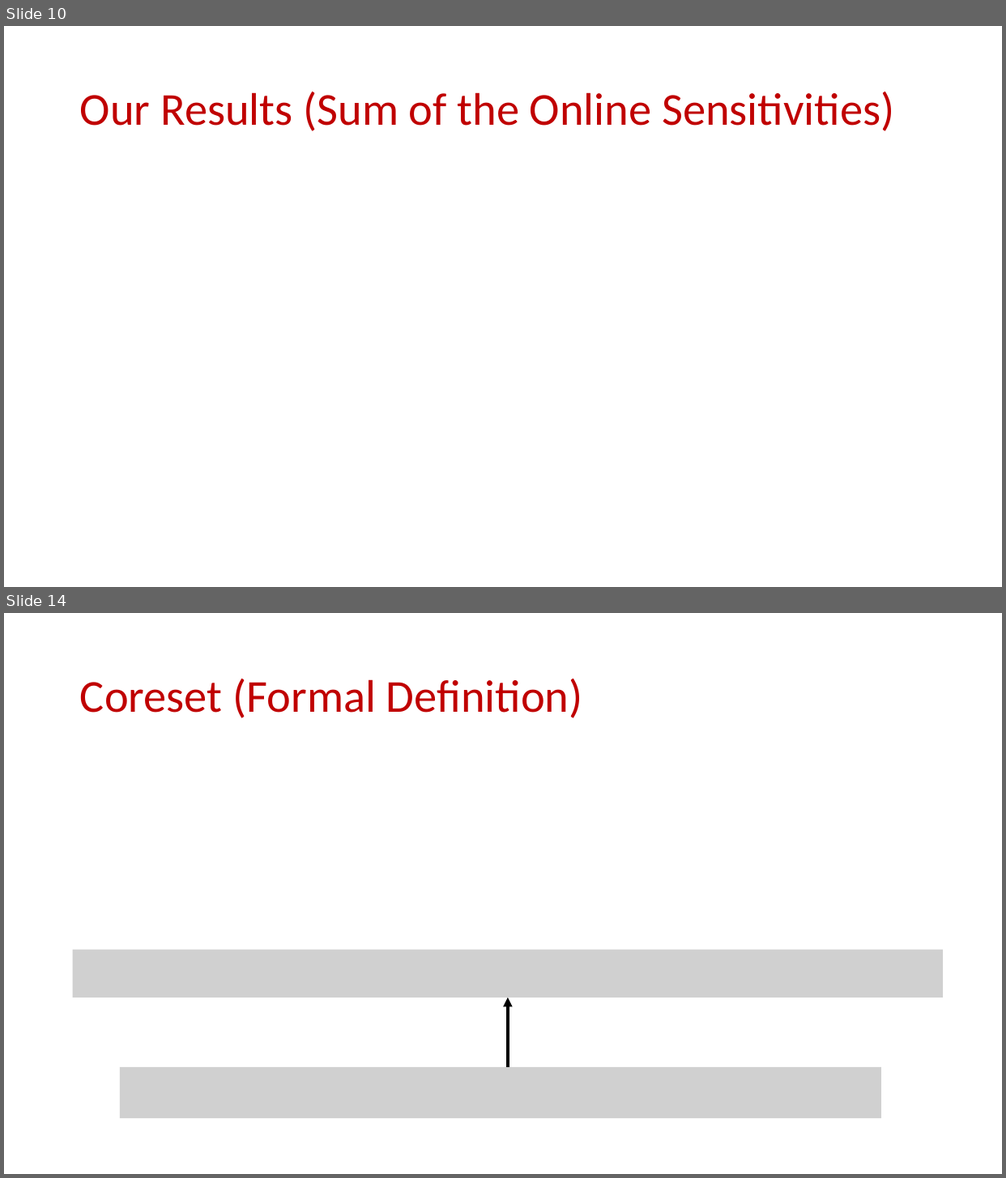
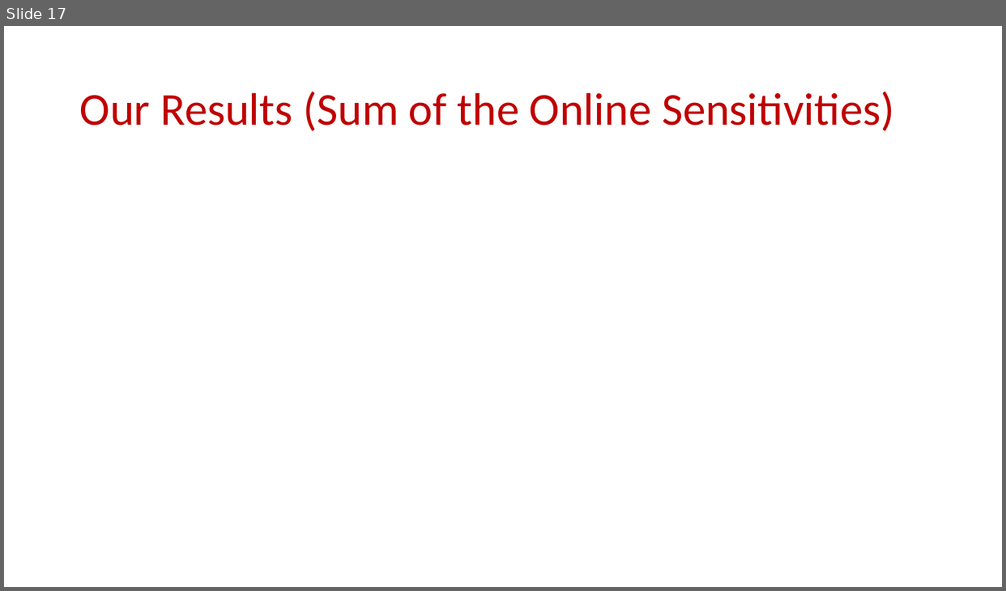
Before and after one commit to samsonzhou/samsonzhou.github.io, a slide deck: other-talks/FOCS 2023-short.pptx. Shown one above the other, each under a label of ours: slides 10 and 14 before the commit, slide 17 after it; the slides between them are not shown. The pictures are 1006x1178 and 1006x591 pixels, drawn with LibreOffice and Linux fonts; fonts in the diff are those of the drawing; grey boxes stand for pictures. Boxes give left, top, right and bottom in pixels: in the first picture for what was removed or moved away, otherwise in the second. Text is boxed around its words. In the diff, an @@ line names an element or a change of style, - is before the commit and + after.

```diff
--- a/other-talks/FOCS 2023-short.pptx
+++ b/other-talks/FOCS 2023-short.pptx
@@ slide 14 removed at bbox=[4, 613, 1002, 1174], background #FFFFFF @@
@@ title removed at bbox=[80, 679, 583, 718] @@
-Coreset (Formal Definition)
@@ picture removed at bbox=[73, 950, 944, 998] @@
@@ arrow removed from (508, 1067) to (508, 998) @@
@@ picture removed at bbox=[120, 1067, 881, 1118] @@
@@ what was slide 10 is now slide 17 @@
```
Also in this commit, not shown: 11 slides changed, 7 slides added, 18 other slides removed, 2 other files.
